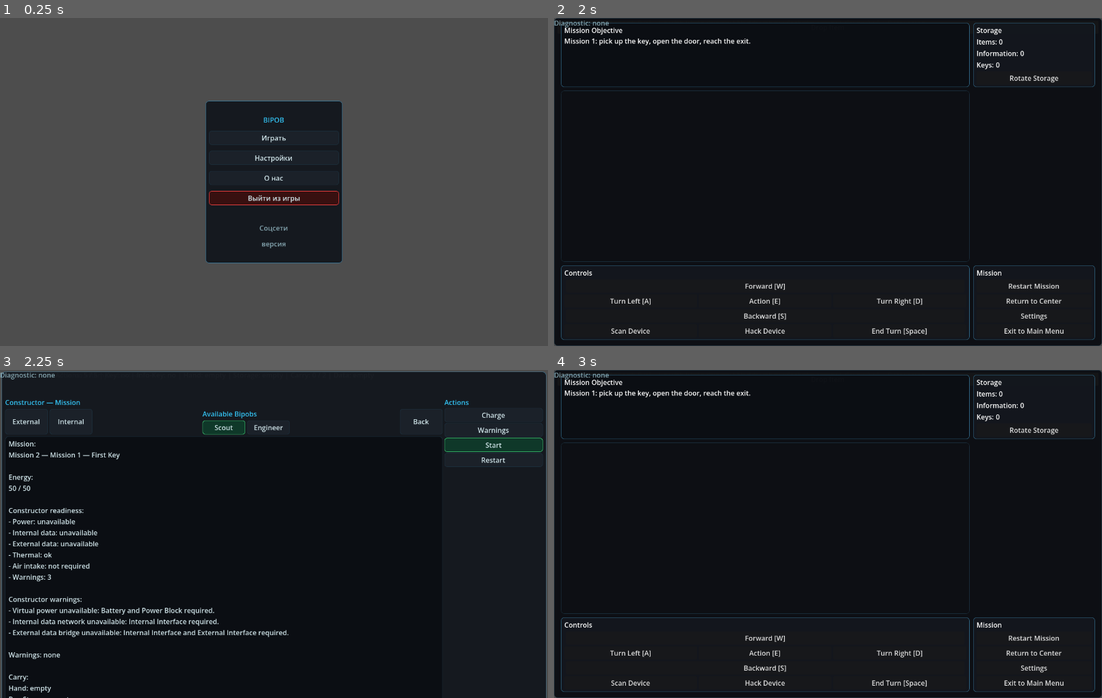
Above: before the commit, frames 1-4 (two rows, left to right).
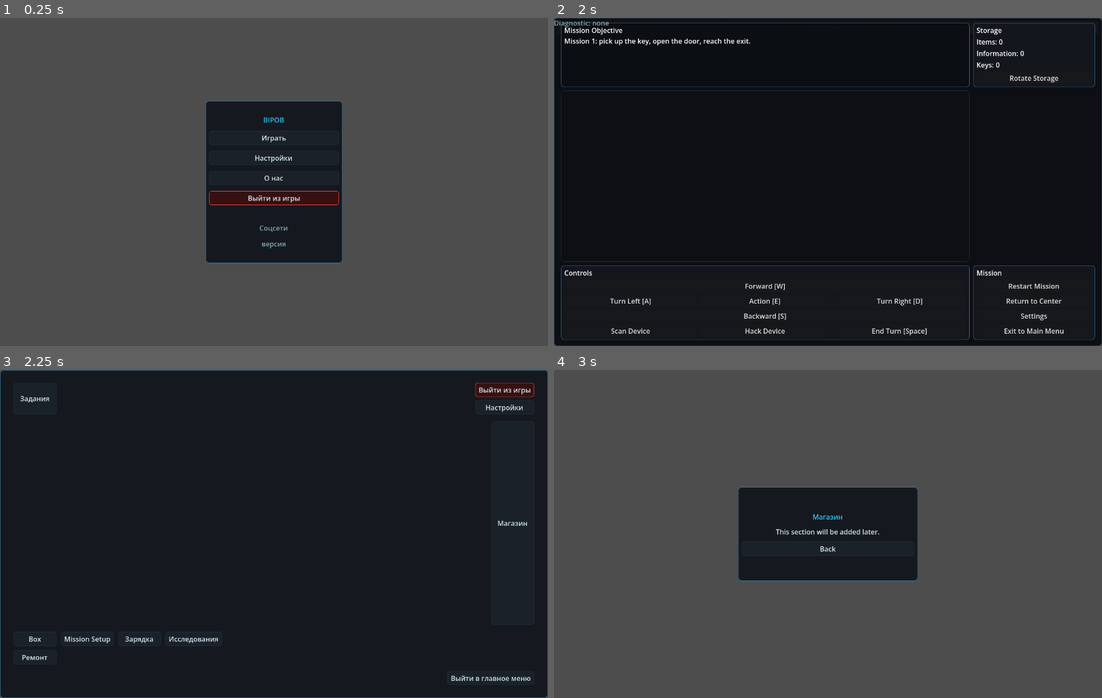
Above: after the commit, the same moments.

Repository: JUSTConnect/bibop
Game: Godot game, scene res://scenes/main.tscn
The game is run twice, just before and just after one commit, with the same random seed, the same clock (stepped at 60 frames per second) and the same inputs.
Inputs (mouse positions are in pixels of both pictures, inside the frame that each line leads up to):
- Up to frame 1 (0.25 s): no input
- Up to frame 2 (2 s): click "Играть" at 0.5 s; click "Задания" at 1.25 s
- Up to frame 3 (2.25 s): click "Return to Center" at 2 s
- Up to frame 4 (3 s): click (1047, 445) at 2.75 s, where only the run before the commit has a clickable "Start"

Frames 1-2 are identical in both runs. In frame 3, 6.6% of the frame differs, in the area x 0-100%, y 0-100%; in frame 4, 91%.

Commit message:
BIB-450 fix runtime HUD center/main menu navigation

Diff:
--- a/scripts/ui/game_ui.gd
+++ b/scripts/ui/game_ui.gd
@@ -174,6 +174,27 @@
 const CONSTRUCTOR_COMPACT_DETAILS: bool = true
 const CONSTRUCTOR_COMPACT_STATUS: bool = true
 const CONSTRUCTOR_SHOW_MODE_LAYOUT_TITLE: bool = false
+
+
+func _disconnect_all_pressed_connections(button: Button) -> void:
+	if button == null:
+		return
+	for connection in button.pressed.get_connections():
+		var callable: Callable = connection.get("callable", Callable())
+		if callable.is_valid():
+			button.pressed.disconnect(callable)
+
+
+func _connect_button_pressed_once(button: Button, callback: Callable) -> void:
+	if button == null:
+		return
+	if not callback.is_valid():
+		return
+	for connection in button.pressed.get_connections():
+		var callable: Callable = connection.get("callable", Callable())
+		if callable == callback:
+			return
+	button.pressed.connect(callback)
 
 func _safe_has_bipob_method(method_name: String) -> bool:
 	if bipob == null:
@@ -3211,6 +3232,11 @@
 		exit_main_menu_button.text = "Exit to Main Menu"
 		_safe_reparent_control(exit_main_menu_button, mission_vbox)
 
+	_disconnect_all_pressed_connections(return_to_box_button)
+	_connect_button_pressed_once(return_to_box_button, Callable(self, "_on_runtime_return_to_center_pressed"))
+	_disconnect_all_pressed_connections(exit_main_menu_button)
+	_connect_button_pressed_once(exit_main_menu_button, Callable(self, "_on_runtime_exit_to_main_menu_pressed"))
+
 	for button in [move_forward_button, move_backward_button, turn_left_button, turn_right_button, interact_button, scan_device_button, hack_device_button, end_turn_button, rotate_storage_button, restart_mission_button, return_to_box_button, settings_button, exit_main_menu_button]:
 		if button != null:
 			button.size_flags_horizontal = Control.SIZE_EXPAND_FILL
@@ -5080,6 +5106,12 @@
 	update_box_status()
 	update_diagnostic_status()
 
+func _on_runtime_return_to_center_pressed() -> void:
+	show_center_screen()
+
+func _on_runtime_exit_to_main_menu_pressed() -> void:
+	show_main_menu_screen()
+
 func update_status() -> void:
 	if bipob == null:
 		return
